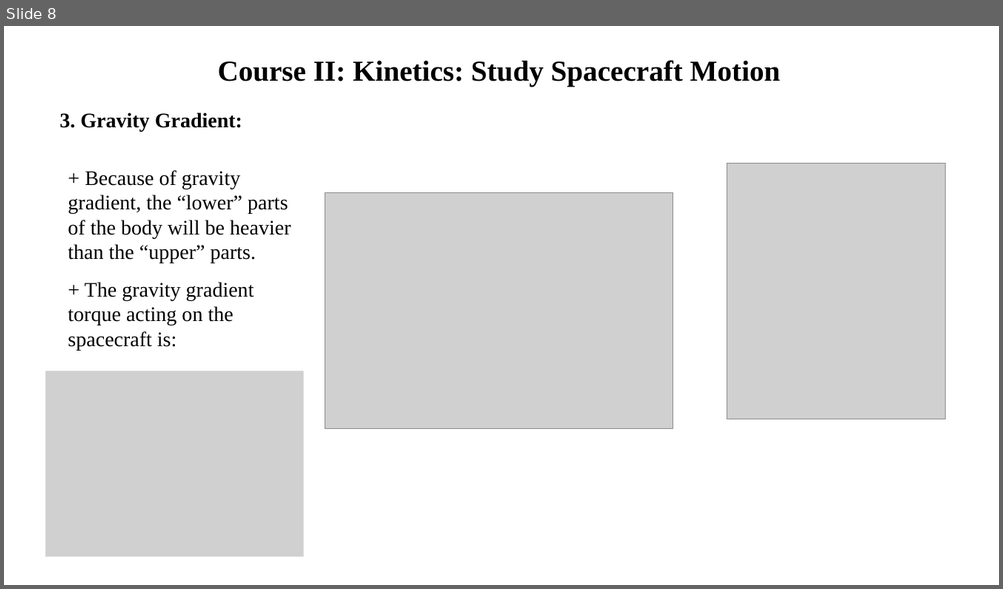
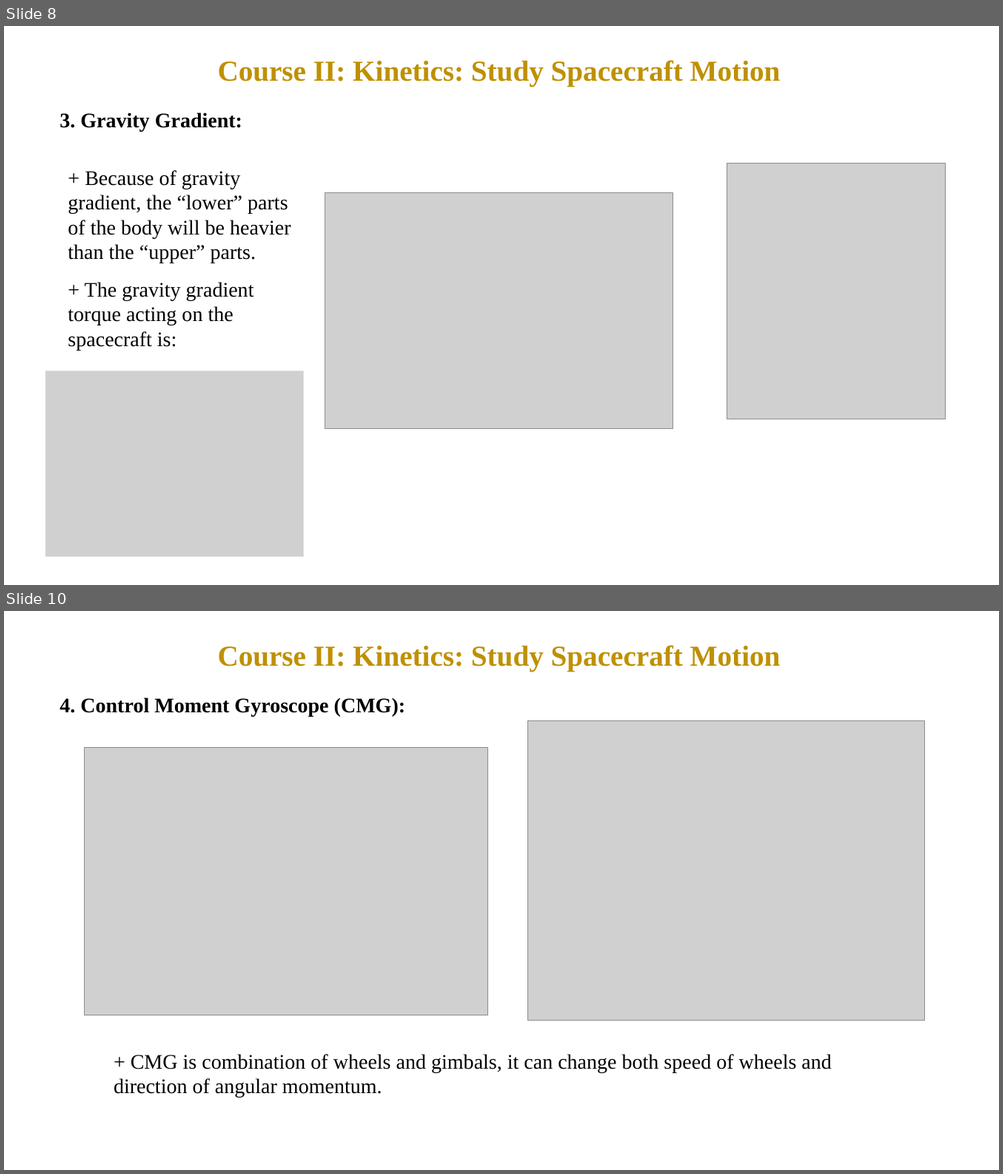
Before and after one commit to KalexxHoang/VTX_Report, a slide deck: Course report.pptx. Shown one above the other, each under a label of ours: slide 8 before the commit, slides 8 and 10 after it; the slides between them are not shown. The pictures are 1003x589 and 1003x1174 pixels, drawn with LibreOffice and Linux fonts; fonts in the diff are those of the drawing; grey boxes stand for pictures. Boxes give left, top, right and bottom in pixels: in the first picture for what was removed or moved away, otherwise in the second. Text is boxed around its words. In the diff, an @@ line names an element or a change of style, - is before the commit and + after.

```diff
--- a/Course report.pptx
+++ b/Course report.pptx
@@ slide 10 added at (x1=4, y1=611, x2=999, y2=1170), background #FFFFFF @@
@@ text added at (x1=218, y1=645, x2=780, y2=671), 28 pt, text #BF9000, bold @@
+Course II: Kinetics: Study Spacecraft Motion
@@ text added at (x1=60, y1=698, x2=406, y2=716), 20 pt, text #000000, bold @@
+4. Control Moment Gyroscope (CMG):
@@ picture added at (x1=528, y1=721, x2=925, y2=1021) @@
@@ picture added at (x1=85, y1=748, x2=487, y2=1015) @@
@@ text added at (x1=114, y1=1054, x2=831, y2=1098), 20 pt, text #000000 @@
++ CMG is combination of wheels and gimbals, it can change both speed of wheels and direction of angular momentum.
@@ slide 8 changed as well @@
@@ text "Course II: Kinetics: Study Spacecraft ..." at (x1=218, y1=60, x2=780, y2=86): text colour #000000 to #BF9000 @@
```
Also in this commit, not shown: 11 other slides changed, 8 other slides added, 2 other files.
